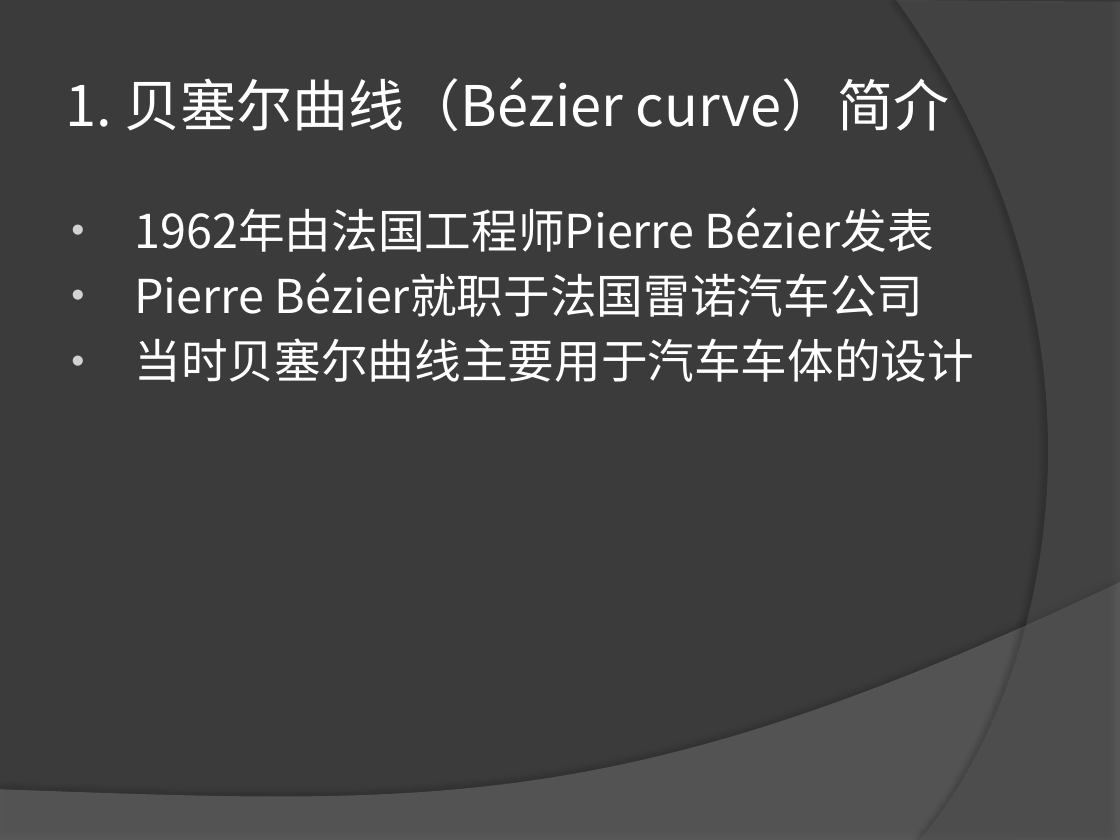
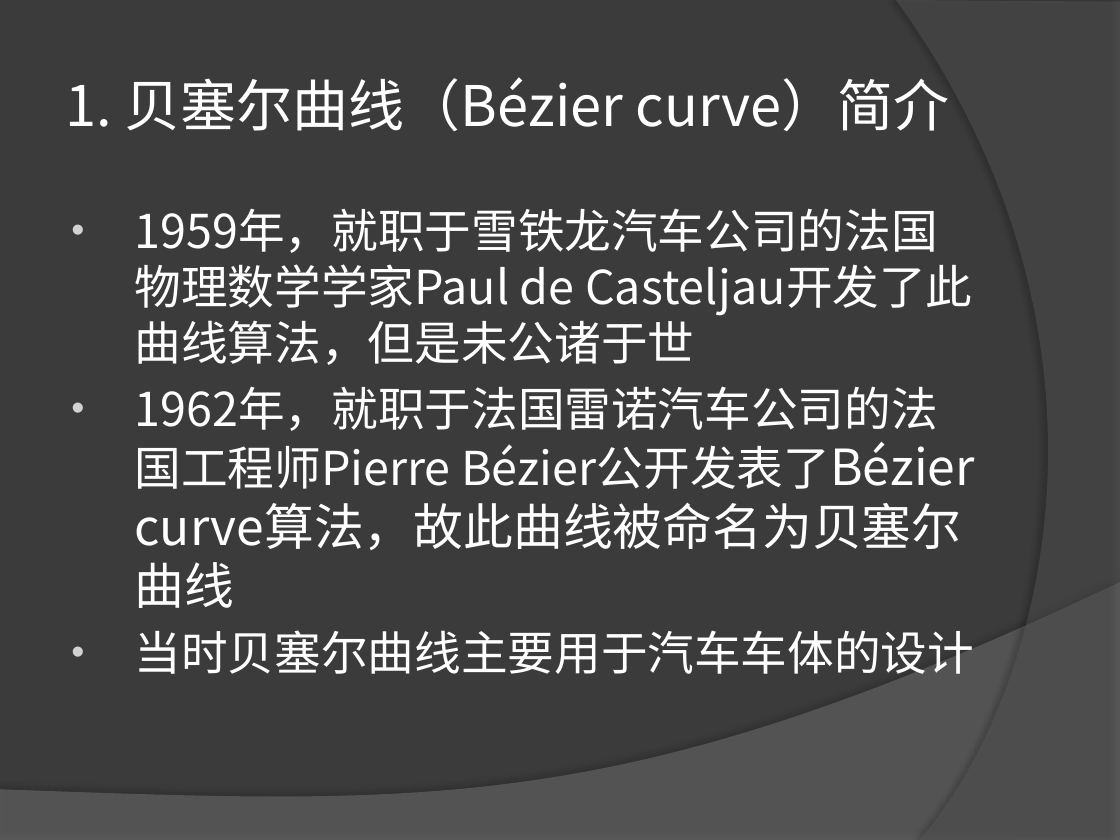
Before and after one commit to LEAVESZJ/BezierCurve, a slide deck: slide 3 of PPT/关于贝塞尔曲线等速移动问题的说明.pptx. Drawn at 1120x840 pixels with LibreOffice and Linux fonts; fonts in the diff are those of the drawing. Boxes give left, top, right and bottom in pixels: in the first picture for what was removed or moved away, otherwise in the second. Text is boxed around its words. In the diff, an @@ line names an element or a change of style, - is before the commit and + after.

Commit message:
modify ppt

```diff
--- a/PPT/关于贝塞尔曲线等速移动问题的说明.pptx
+++ b/PPT/关于贝塞尔曲线等速移动问题的说明.pptx
@@ text at [134,208,961,608]: text changed @@
-• 1962年由法国工程师Pierre Bézier发表
-• Pierre Bézier就职于法国雷诺汽车公司
+• 1959年，就职于雪铁龙汽车公司的法国物理数学学家Paul de Casteljau开发了此曲线算法，但是未公诸于世
+• 1962年，就职于法国雷诺汽车公司的法国工程师Pierre Bézier公开发表了Bézier curve算法，故此曲线被命名为贝塞尔曲线
```
Also in this commit, not shown: 2 other slides changed.
